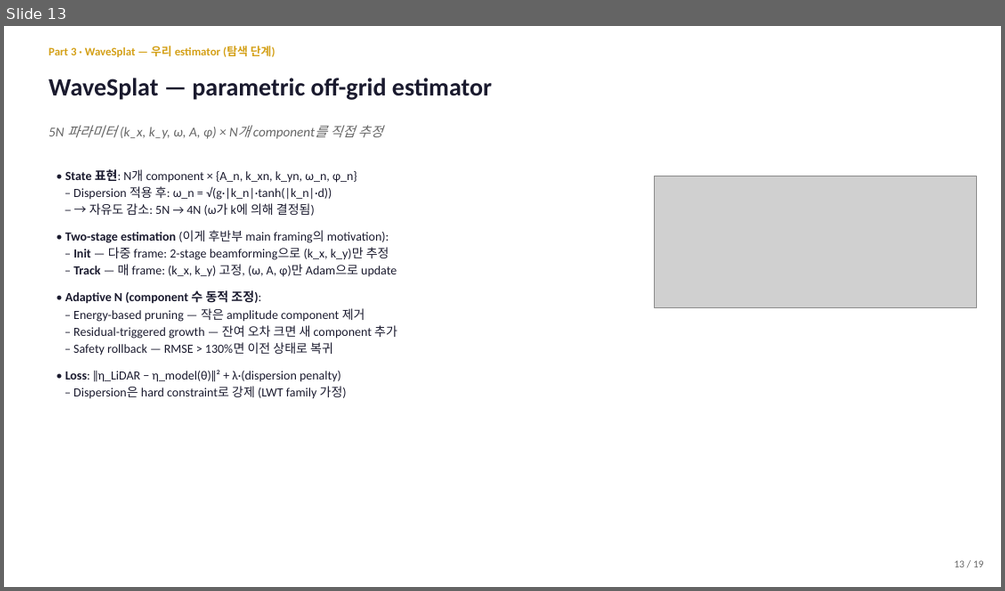
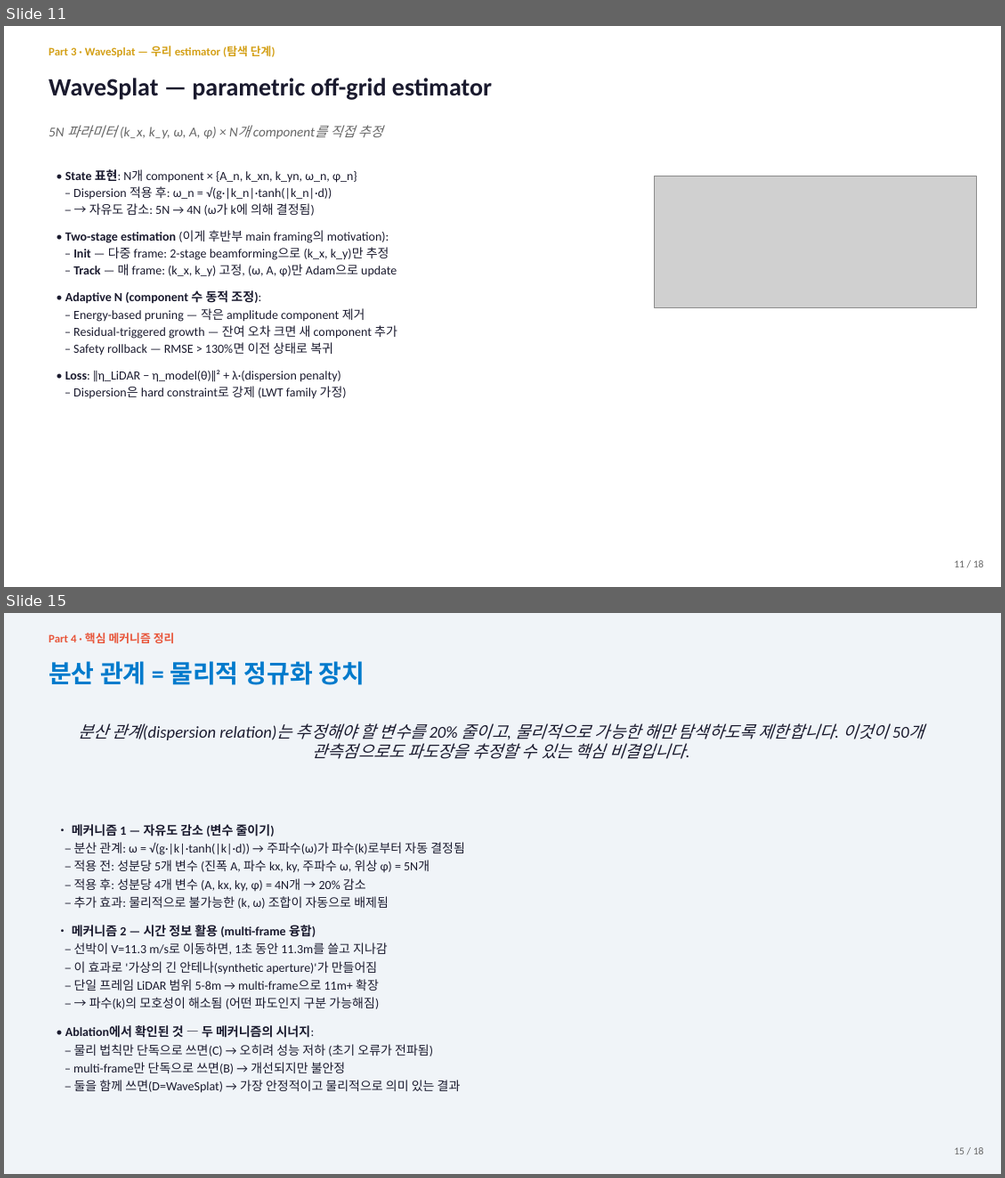
Before and after one commit to SAEYONGPARK94/wavesplat, a slide deck: wavesplat/docs/labmeeting_2026_05_13.pptx. Shown one above the other, each under a label of ours: slide 13 before the commit, slides 11 and 15 after it; the slides between them are not shown. The pictures are 1005x591 and 1005x1178 pixels, drawn with LibreOffice and Linux fonts; fonts in the diff are those of the drawing; grey boxes stand for pictures. Boxes give left, top, right and bottom in pixels: in the first picture for what was removed or moved away, otherwise in the second. Text is boxed around its words. In the diff, an @@ line names an element or a change of style, - is before the commit and + after.

```diff
--- a/wavesplat/docs/labmeeting_2026_05_13.pptx
+++ b/wavesplat/docs/labmeeting_2026_05_13.pptx
@@ slide 15 added at bbox=[4, 613, 1001, 1174], background #F0F4F8 @@
@@ text added at bbox=[48, 633, 175, 643], 11 pt, text #E8553A, bold @@
+Part 4 · 핵심 메커니즘 정리
@@ text added at bbox=[48, 661, 365, 685], 24 pt, text #007ACC, bold @@
+분산 관계 = 물리적 정규화 장치
@@ text added at bbox=[78, 723, 888, 759], 16 pt, text #1A1A2E, italic @@
+분산 관계(dispersion relation)는 추정해야 할 변수를 20% 줄이고, 물리적으로 가능한 해만 탐색하도록 제한합니다. 이것이 50개 관측점으로도 파도장을 추정할 수 있는 핵심 비결입니다.
@@ text added at bbox=[65, 824, 465, 1093], 12 pt, text #1A1A2E @@
+• 메커니즘 1 — 자유도 감소 (변수 줄이기)
+– 분산 관계: ω = √(g·|k|·tanh(|k|·d)) → 주파수(ω)가 파수(k)로부터 자동 결정됨
+– 적용 전: 성분당 5개 변수 (진폭 A, 파수 kx, ky, 주파수 ω, 위상 φ) = 5N개
+– 적용 후: 성분당 4개 변수 (A, kx, ky, φ) = 4N개 → 20% 감소
+– 추가 효과: 물리적으로 불가능한 (k, ω) 조합이 자동으로 배제됨
+• 메커니즘 2 — 시간 정보 활용 (multi-frame 융합)
+– 선박이 V=11.3 m/s로 이동하면, 1초 동안 11.3m를 쓸고 지나감
+– 이 효과로 '가상의 긴 안테나(synthetic aperture)'가 만들어짐
+– 단일 프레임 LiDAR 범위 5-8m → multi-frame으로 11m+ 확장
+– → 파수(k)의 모호성이 해소됨 (어떤 파도인지 구분 가능해짐)
+• Ablation에서 확인된 것 — 두 메커니즘의 시너지:
+– 물리 법칙만 단독으로 쓰면(C) → 오히려 성능 저하 (초기 오류가 전파됨)
+– multi-frame만 단독으로 쓰면(B) → 개선되지만 불안정
+– 둘을 함께 쓰면(D=WaveSplat) → 가장 안정적이고 물리적으로 의미 있는 결과
@@ text added at bbox=[954, 1147, 984, 1154], 10 pt, text #666666 @@
+15 / 18
@@ what was slide 13 is now slide 11 @@
@@ slide 11 changed as well @@
@@ text at bbox=[954, 560, 984, 567]: text changed @@
-13 / 19
+11 / 18
```
Also in this commit, not shown: 16 other slides changed, 10 other slides added, 8 slides removed, 14 other files.
